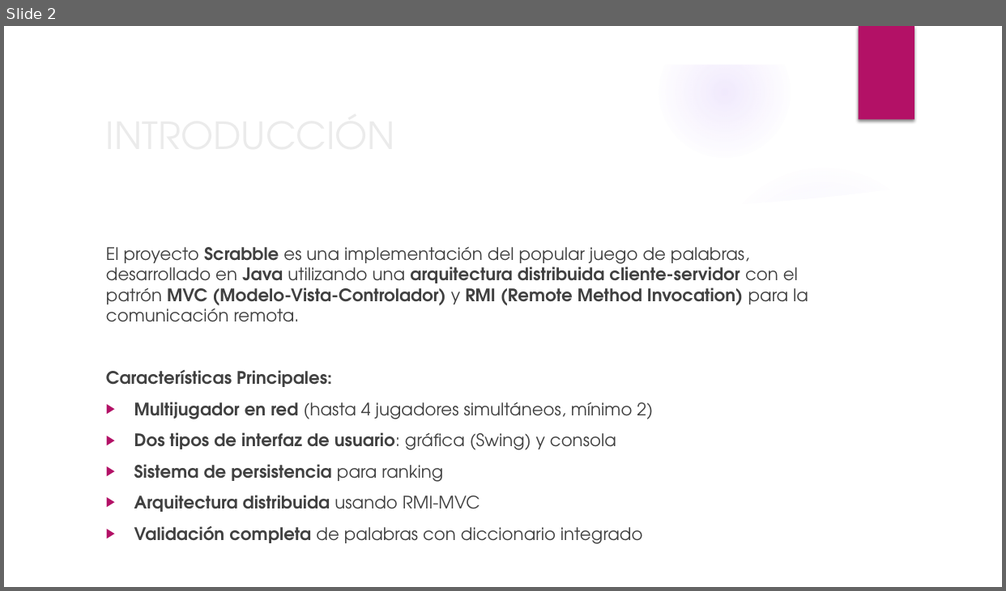
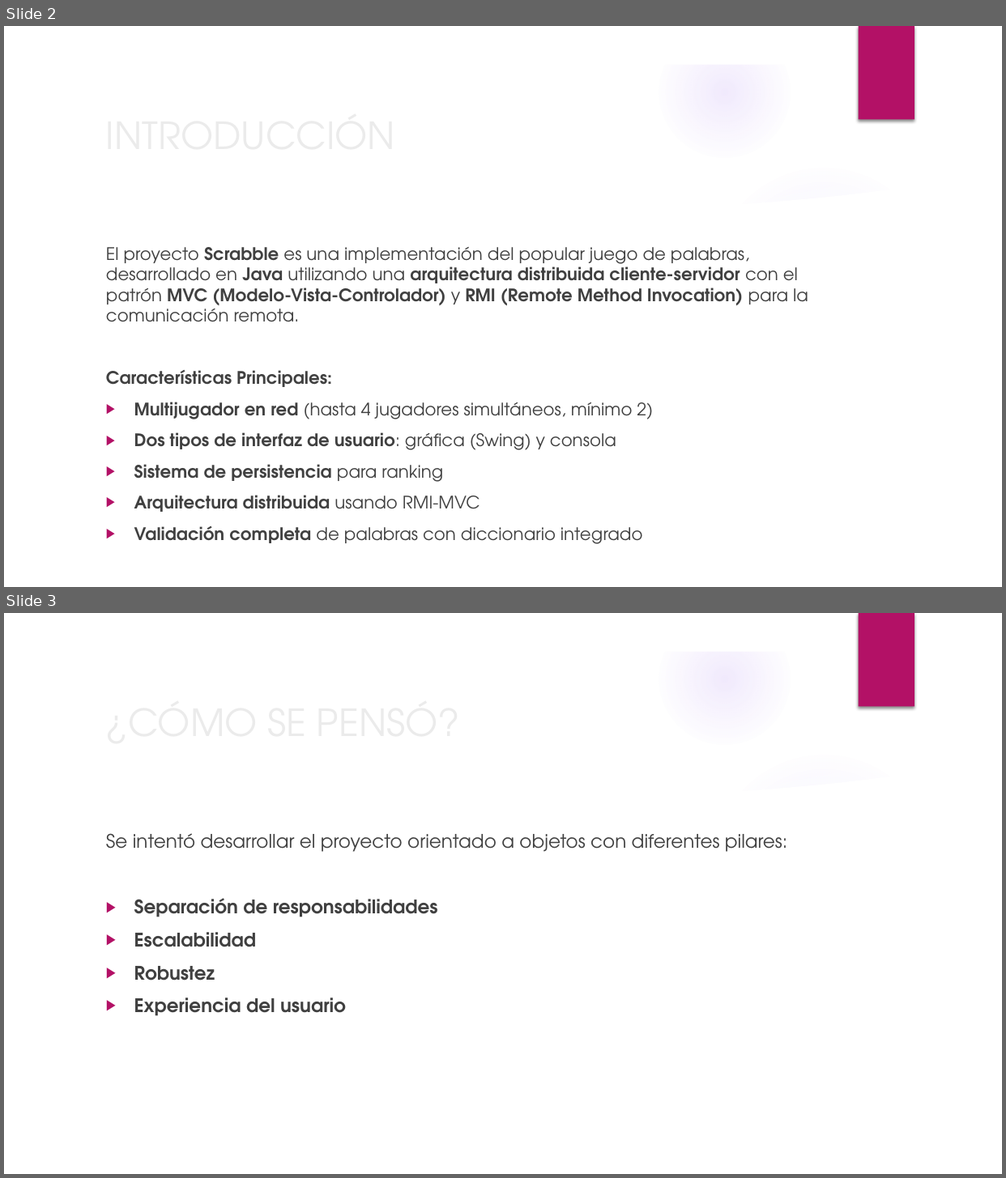
Before and after one commit to BinaryJuan/scrabble-poo, a slide deck: SCRABBLE.pptx. Shown one above the other, each under a label of ours: slide 2 before the commit, slides 2 and 3 after it. The pictures are 1006x591 and 1006x1178 pixels, drawn with LibreOffice and Linux fonts; fonts in the diff are those of the drawing; background and template pictures are left out. Boxes give left, top, right and bottom in pixels: in the first picture for what was removed or moved away, otherwise in the second. Text is boxed around its words. In the diff, an @@ line names an element or a change of style, - is before the commit and + after.

```diff
--- a/SCRABBLE.pptx
+++ b/SCRABBLE.pptx
@@ slide 3 added at box(4, 613, 1002, 1174), background picture (left out); not listed: 9 template elements that a slide beside it also shows @@
@@ title added at box(98, 692, 816, 750), 36 pt, text #EBEBEB @@
+¿CÓMO SE PENSÓ?
@@ text added at box(106, 833, 787, 1016), 18 pt, text #404040, bold @@
+Se intentó desarrollar el proyecto orientado a objetos con diferentes pilares:
+▶ Separación de responsabilidades
+▶ Escalabilidad
+▶ Robustez
+▶ Experiencia del usuario
```
Also in this commit, not shown: 2 other slides added.
